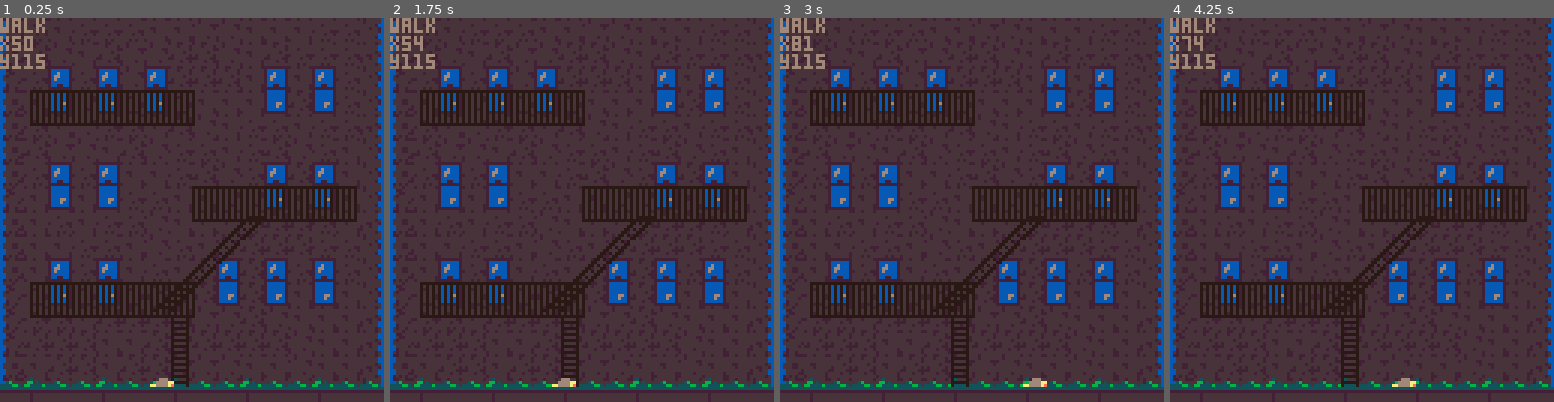
Above: before the commit, frames 1-4 (left to right).
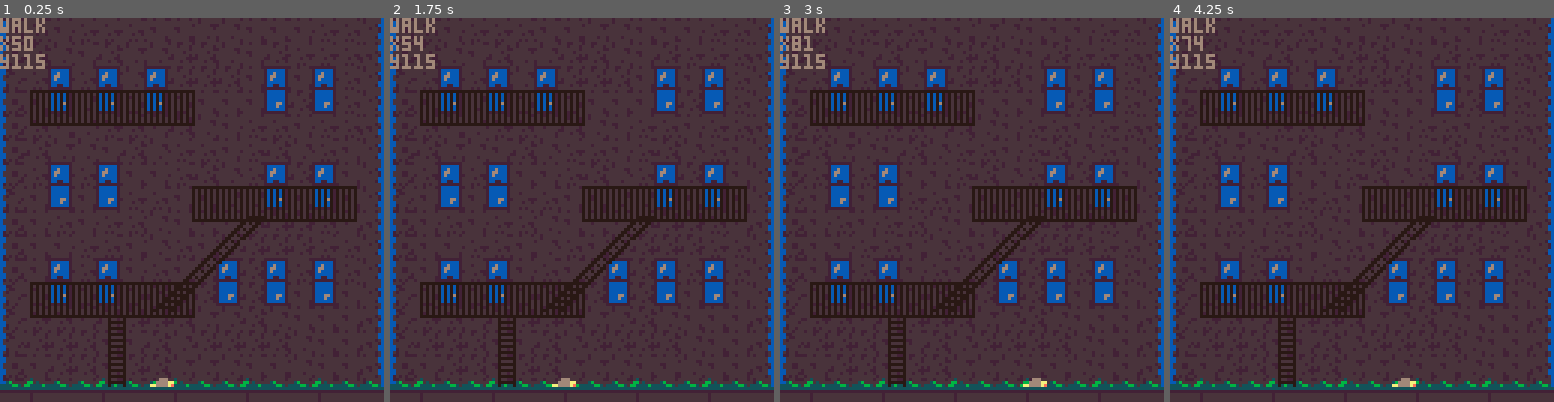
Above: after the commit, the same moments.

Repository: mbaltman/LILGUY
Game: PICO-8 cartridge lilguy.p8
The game is run twice, just before and just after one commit, with the same random seed, the same clock (stepped at 60 frames per second) and the same inputs.
Inputs:
- Up to frame 1 (0.25 s): no input
- Up to frame 2 (1.75 s): hold Right from 1.6 s (still down)
- Up to frame 3 (3 s): release Right at 2.1 s; hold Up 2.15-2.42 s; hold Right from 2.47 s (still down)
- Up to frame 4 (4.25 s): release Right at 3.03 s; hold Left 3.08-3.58 s; hold Down 3.63-3.97 s; hold Right from 4.02 s (still down)

The runs differ from the first frame. In frame 1, 1.1% of the frame differs, in the area x 28-50%, y 78-97%; in frame 2, 1.1%; in frame 3, 1.1%; in frame 4, 1.1%.

Commit message:
updated limits
I think that, there should be any easy way to normalize coordingates, to make the error bound checking easier ( like it should always be the lower left of an image or smthg?

Diff:
--- a/lilguy.p8
+++ b/lilguy.p8
@@ -27,9 +27,9 @@
 l1.diag_ladders[2] = {56,82}
 l1.diag_ladders[3] = {64,74}
 l1.diag_ladders[4] = {72,66}
-l1.straight_ladders[1] = {56,99}
-l1.straight_ladders[2] = {56,107}
-l1.straight_ladders[3] = {56, 115}
+l1.straight_ladders[1] = {35,99}
+l1.straight_ladders[2] = {35,107}
+l1.straight_ladders[3] = {35, 115}
 l1.balconies[1] = {10,20}
 l1.balconies[2] = {64,52}
 l1.balconies[3] = {10,84}
@@ -56,9 +56,6 @@
    palt(0, false)
    palt(15,true)
    foreach(level.balconies,draw_gate)
---   draw_gate(10,20)
---   draw_gate(64,52)
---   draw_gate(10,84)
    palt()
 end
 
@@ -81,7 +78,7 @@
      lad_x = ladder[1] + 4
      lad_y = ladder[2] + 4
      if ( abs(loc_x - lad_x ) < 4 and
-          abs(loc_y - lad_y ) < 7 )
+          abs(loc_y - lad_y ) < 5 )
      then
        return true
      end
@@ -91,8 +88,9 @@
   do
      lad_x = ladder[1] + 4
      lad_y = ladder[2] + 4
-     if ( abs(loc_x - lad_x ) < 16 and
-          abs(loc_y - lad_y ) < 16 )
+     if ( (loc_x - lad_x ) < 16 and
+          (loc_x - lad_x ) > -4 and
+          abs(loc_y - lad_y ) < 7 )
      then
        if(up)
        then
@@ -118,12 +116,13 @@
 
   for balcony in all(level.balconies)
   do
-     if (loc_y < balcony[2] + 7 and
+     if (loc_y < balcony[2] + 10 and
          loc_y > balcony[2] - 6)
      then
        if(loc_x < balcony[1] + 47 and
           loc_x > balcony[1])
        then
+         opp_pos[2] = balcony[2]+7
          return true
       end
      end
